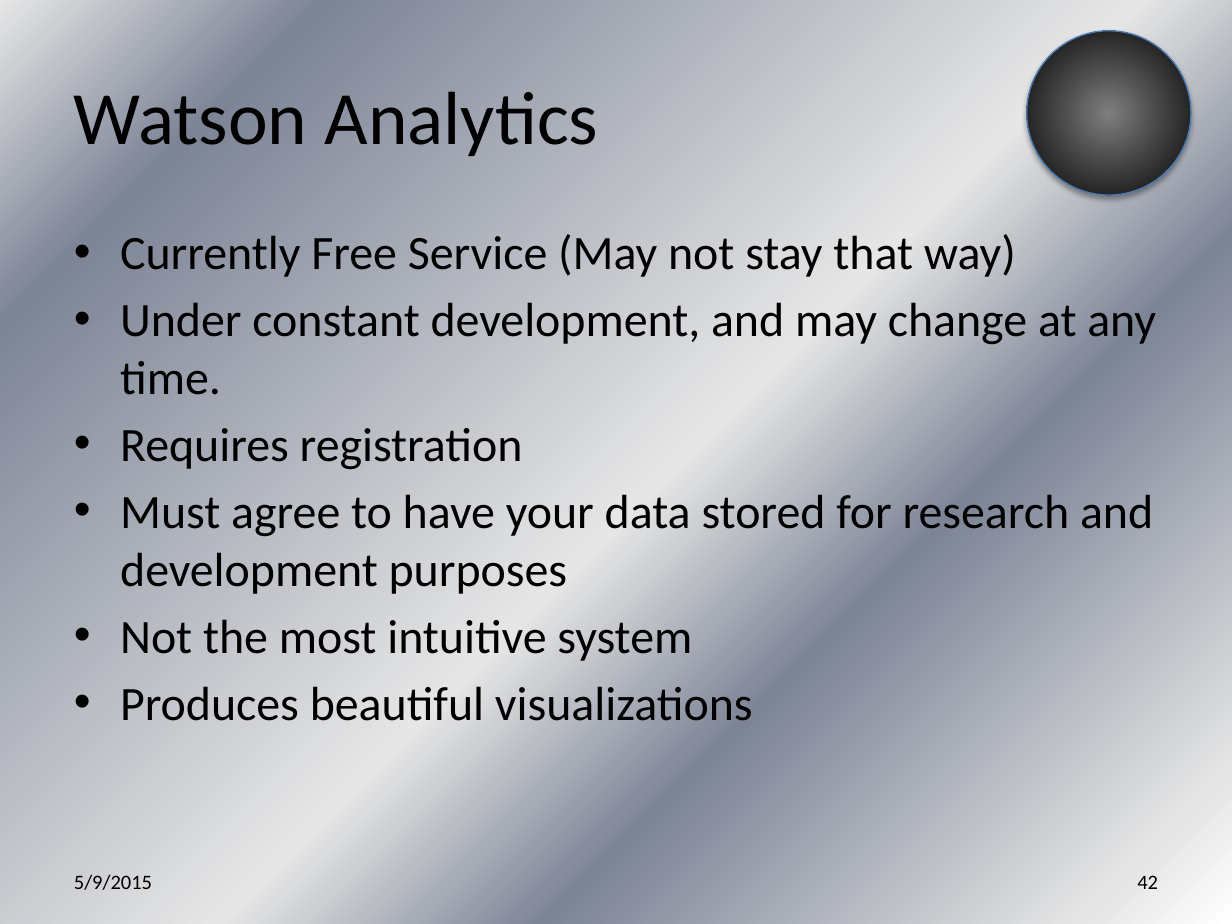
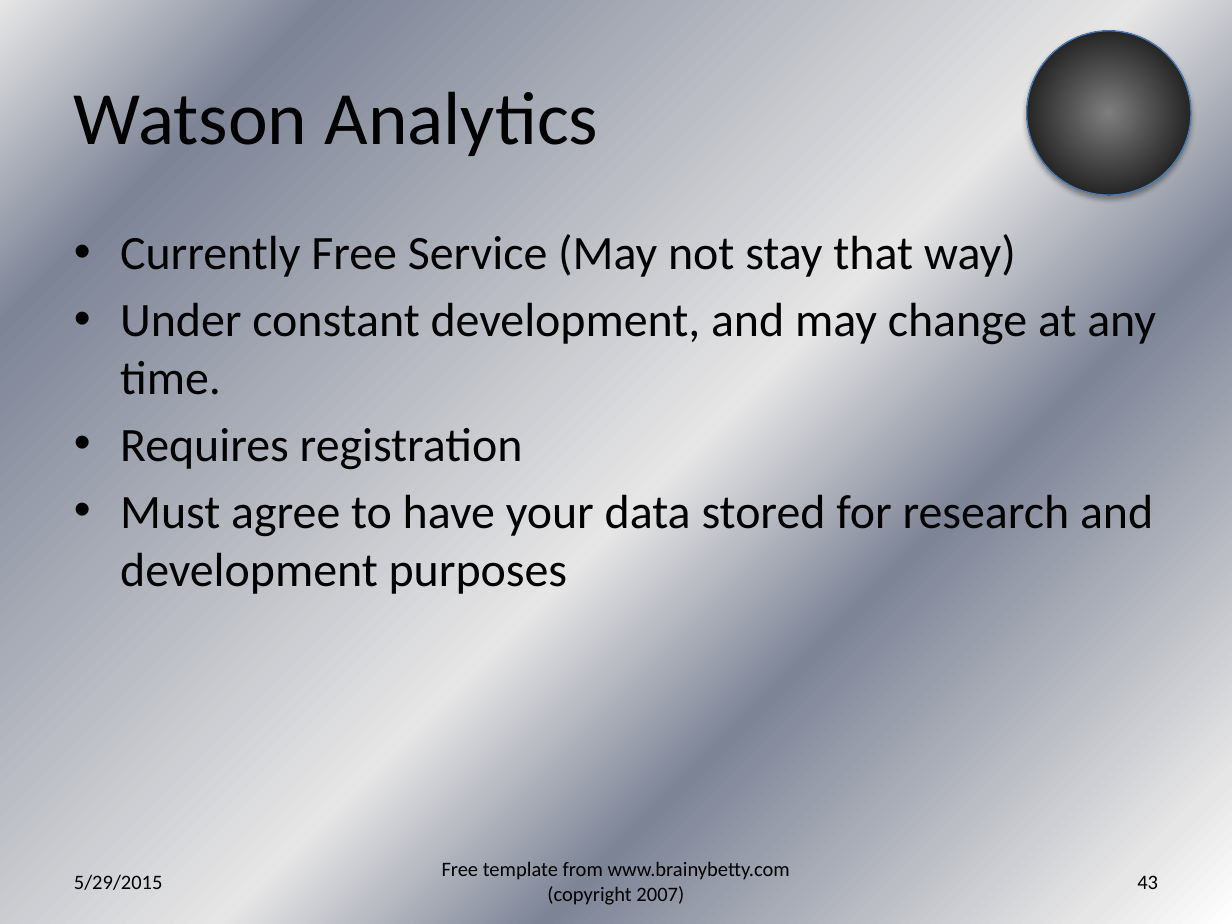
Before and after one commit to jegroom102080/What_is_Data_Science_Anyway, a slide deck: slide 43 of What is Data Science Anyway.pptx (slide 42 before the commit). Drawn at 1232x924 pixels with LibreOffice and Linux fonts; fonts in the diff are those of the drawing. Boxes give left, top, right and bottom in pixels: in the first picture for what was removed or moved away, otherwise in the second. Text is boxed around its words. In the diff, an @@ line names an element or a change of style, - is before the commit and + after.

Commit message:
Updated for INETA Meeting
Made a few changes and added some example visualizations.

```diff
--- a/What is Data Science Anyway.pptx
+++ b/What is Data Science Anyway.pptx
@@ text at box(120, 619, 753, 732): paragraphs removed @@
-• Not the most intuitive system
-• Produces beautiful visualizations
@@ text added at box(442, 861, 790, 905), 12 pt, text #000000 @@
+Free template from www.brainybetty.com (copyright 2007)
@@ text at box(74, 874, 163, 890): text changed @@
-5/9/2015
+5/29/2015
@@ page number at box(1137, 875, 1158, 889): text changed @@
-42
+43
```
Also in this commit, not shown: 43 other slides changed, 1 slide added, 1 other file.
